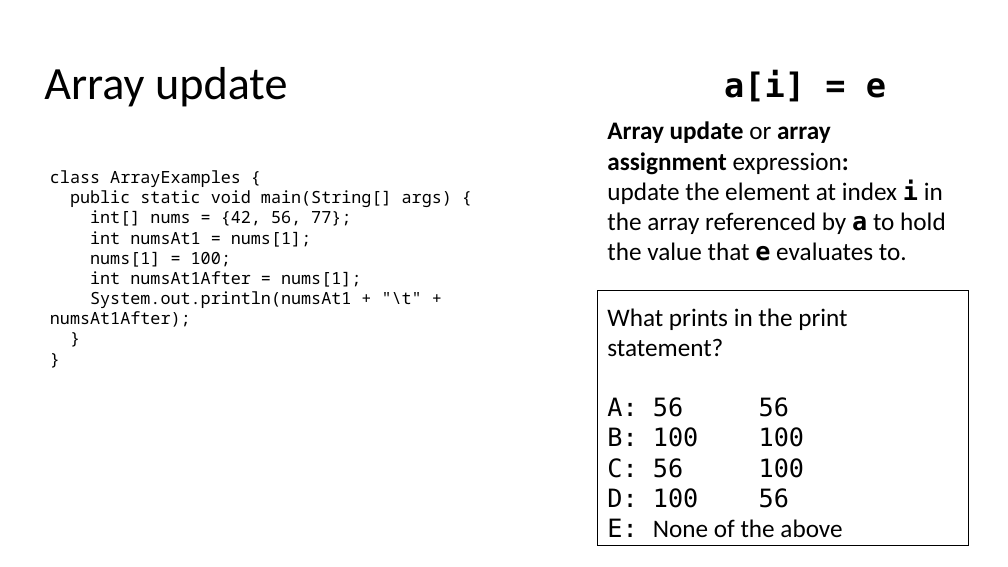
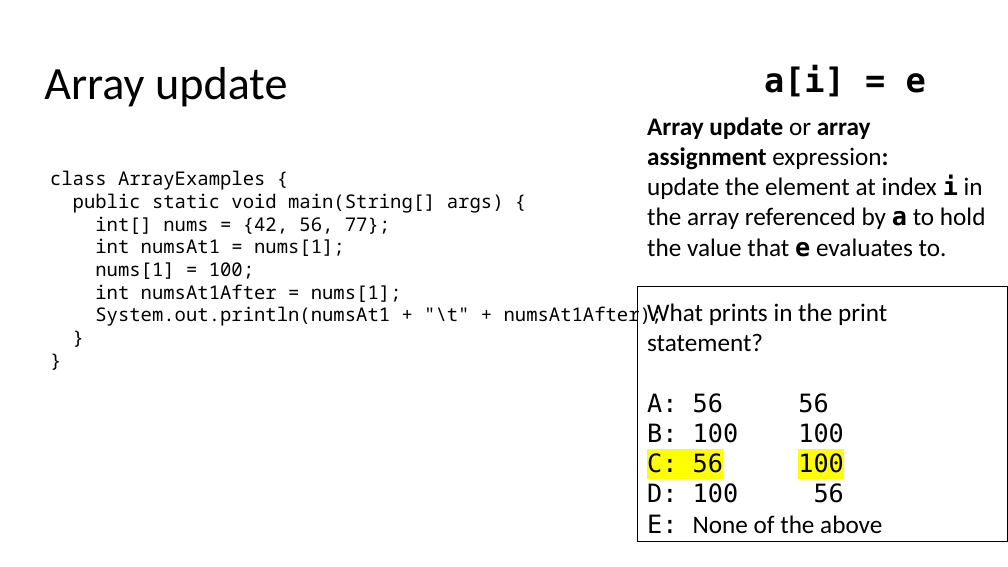
Before and after one commit to catherinefxia/ucsd-cse8a-w20.github.io, a slide deck: slide 3 of lectures/CSE8AW20-02-06-Lec10-Arrays-All-Day/CSE8AW20-02-06-Lec10-Java-Arrays-All-Day-Slides.pptx. Drawn at 1008x567 pixels with LibreOffice and Linux fonts; fonts in the diff are those of the drawing. Boxes give left, top, right and bottom in pixels: in the first picture for what was removed or moved away, otherwise in the second. Text is boxed around its words. In the diff, an @@ line names an element or a change of style, - is before the commit and + after.

```diff
--- a/lectures/CSE8AW20-02-06-Lec10-Arrays-All-Day/CSE8AW20-02-06-Lec10-Java-Arrays-All-Day-Slides.pptx
+++ b/lectures/CSE8AW20-02-06-Lec10-Arrays-All-Day/CSE8AW20-02-06-Lec10-Java-Arrays-All-Day-Slides.pptx
@@ text "class ArrayExamples {" at box(50, 170, 663, 328): size 16 to 18 pt @@
@@ 2 texts, 1 rectangle: place and size @@
-2 texts, 1 rectangle at box(597, 69, 969, 546)
+2 texts, 1 rectangle at box(637, 65, 1008, 541)
@@ text in rectangle at box(647, 453, 844, 473): highlight none to #FFFF00 in "C: 56 100" @@
```
Also in this commit, not shown: 11 other slides changed, 1 slide added, 5 other files.
